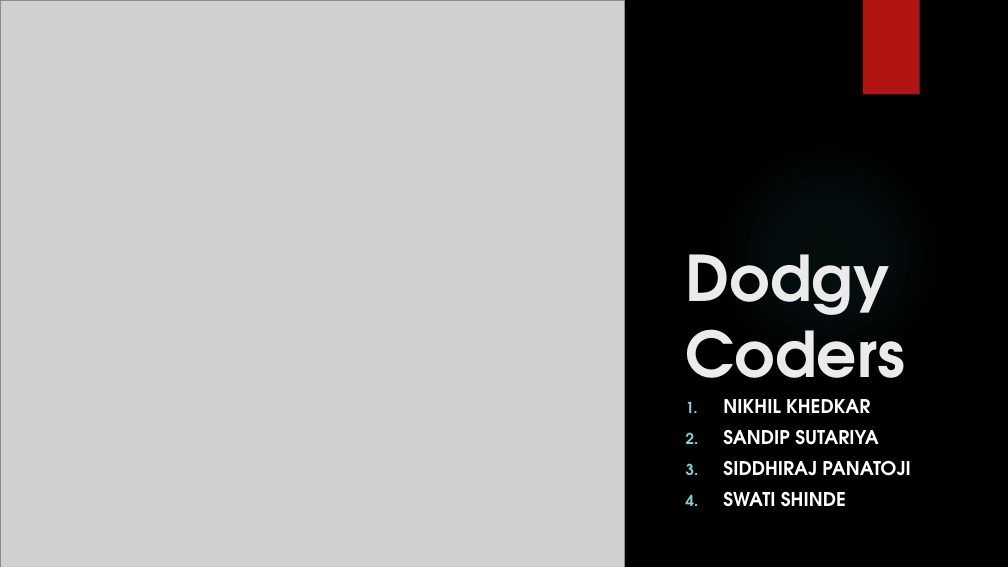
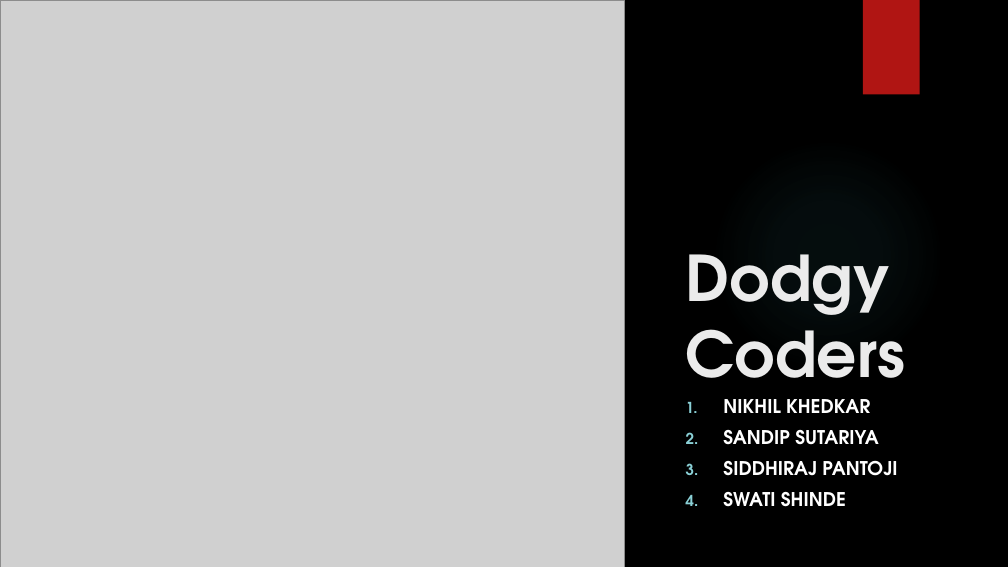
Before and after one commit to Swati0619/Hack2018, a slide deck: slide 1 of The Ultimate Crypto Challenge - Dodgy Coders.pptx. Drawn at 1008x567 pixels with LibreOffice and Linux fonts; fonts in the diff are those of the drawing; grey boxes stand for pictures; background and template pictures are left out. Boxes give left, top, right and bottom in pixels: in the first picture for what was removed or moved away, otherwise in the second. Text is boxed around its words. In the diff, an @@ line names an element or a change of style, - is before the commit and + after.

```diff
--- a/The Ultimate Crypto Challenge - Dodgy Coders.pptx
+++ b/The Ultimate Crypto Challenge - Dodgy Coders.pptx
@@ subtitle at (723,460,897,476): text changed @@
-3. SIDDHIRAJ PANATOJI
+3. SIDDHIRAJ PANTOJI
```
Also in this commit, not shown: 1 other slide changed.
